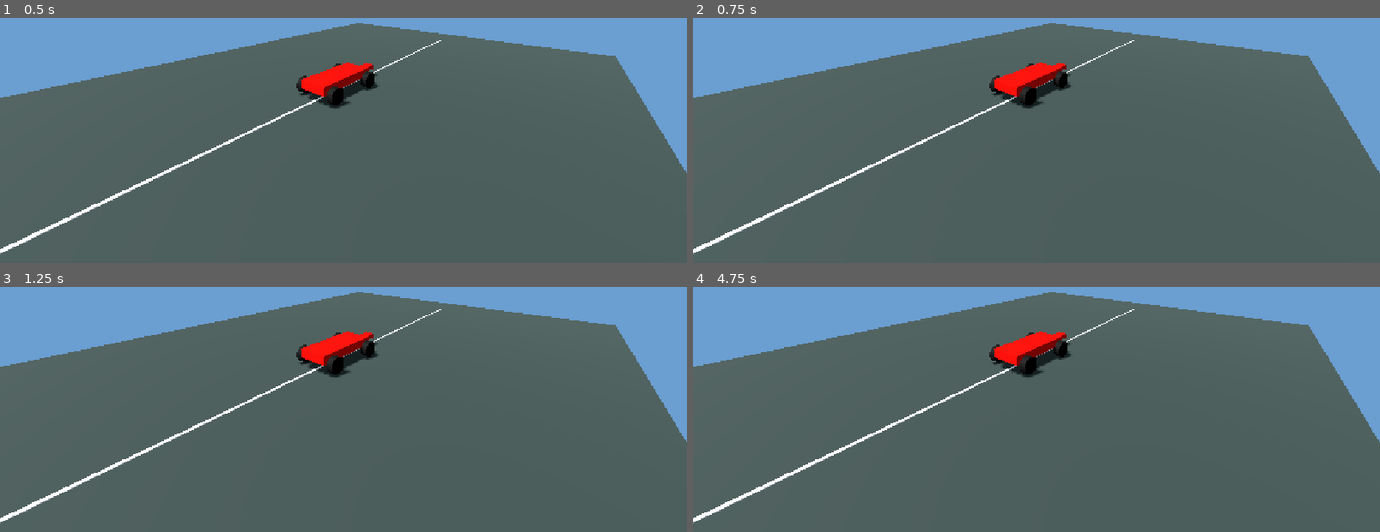
Above: before the commit, frames 1-4 (two rows, left to right).
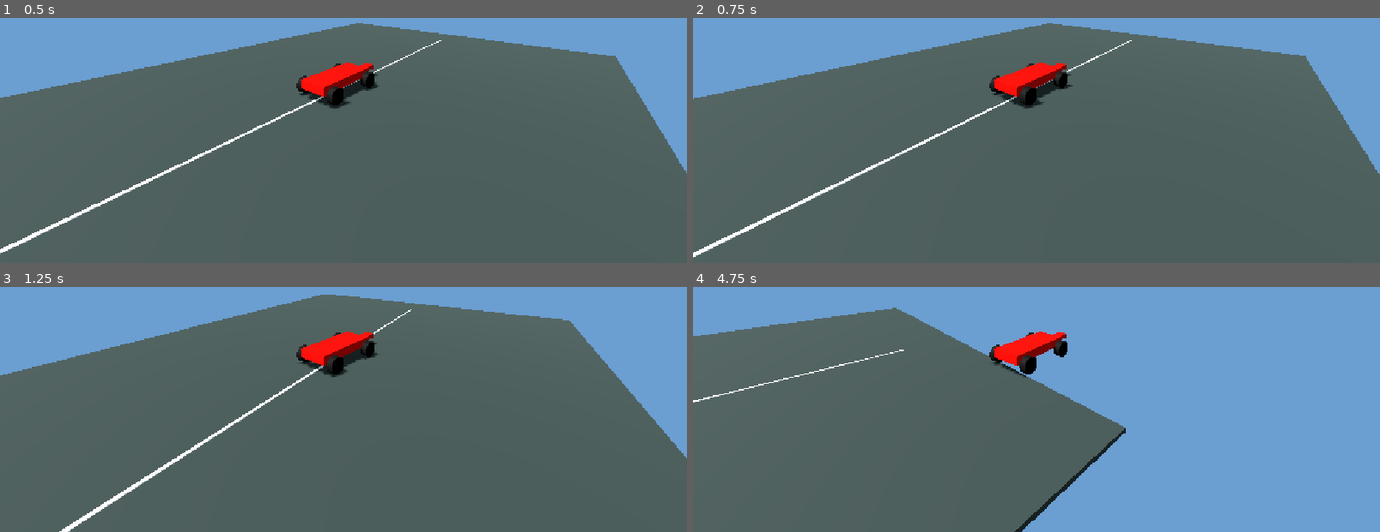
Above: after the commit, the same moments.

Repository: sanjas12/f1_simulator
Game: Godot game, scene res://scenes/main.tscn
Same seed, same stepped clock (60 frames per second), same inputs: the game is played once before the commit and once after it.
Inputs:
- Up to frame 1 (0.5 s): no input
- Up to frame 2 (0.75 s): tap Enter at 0.5 s; hold D (steer_right, bound only after the commit) from 0.53 s (still down); hold W (throttle, bound only after the commit) from 0.53 s (still down)
- Up to frame 3 (1.25 s): keep holding D (steer_right, bound only after the commit); keep holding W (throttle, bound only after the commit)
- Up to frame 4 (4.75 s): release D (steer_right, bound only after the commit) at 1.28 s; release W (throttle, bound only after the commit) at 1.28 s; hold S (brake, bound only after the commit) 1.28-2.03 s; tap W (throttle, bound only after the commit) at 1.35, 2.85, 4.35 s; hold W (throttle, bound only after the commit) 2.03-2.78 s; hold D (steer_right, bound only after the commit) 2.03-3.53 s; hold W (throttle, bound only after the commit) 3.53-4.28 s; hold A (steer_left, bound only after the commit) from 3.53 s (still down)

Frame 1 is identical in both runs. In frame 2, 1.2% of the frame differs, in the area x 0-100%, y 2-98%; in frame 3, 4.7%; in frame 4, 45%, in the area x 0-100%, y 2-100%.

Commit message:
feat(vehicle): добавить кинематическое управление автомобилем
- Внедрена система ввода с клавиатуры (WASD)
- Реализовано базовое движение с ускорением и торможением
- Добавлено управление направлением с учётом скорости
- Настроена физика с фиксированным тиком 60 Гц
- Обновлён README с описанием управления

Diff:
--- a/formula_simulator/project.godot
+++ b/formula_simulator/project.godot
@@ -20,9 +20,29 @@
 window/stretch/mode="canvas_items"
 window/stretch/aspect="expand"
 
+[input]
+
+throttle={
+"deadzone": 0.5,
+"events": [Object(InputEventKey,"physical_keycode":87)]
+}
+brake={
+"deadzone": 0.5,
+"events": [Object(InputEventKey,"physical_keycode":83)]
+}
+steer_left={
+"deadzone": 0.5,
+"events": [Object(InputEventKey,"physical_keycode":65)]
+}
+steer_right={
+"deadzone": 0.5,
+"events": [Object(InputEventKey,"physical_keycode":68)]
+}
+
 [physics]
 
 3d/physics_engine="Jolt Physics"
+common/physics_ticks_per_second=60
 
 [rendering]
 
--- a/formula_simulator/scenes/main.tscn
+++ b/formula_simulator/scenes/main.tscn
@@ -1,4 +1,7 @@
-[gd_scene load_steps=11 format=3]
+[gd_scene load_steps=13 format=3]
+
+[ext_resource type="Script" path="res://scripts/input/keyboard_input.gd" id="1_input"]
+[ext_resource type="Script" path="res://scripts/vehicle/vehicle_prototype.gd" id="2_vehicle"]
 
 [sub_resource type="Environment" id="Environment_main"]
 background_mode = 1
@@ -51,6 +54,9 @@
 
 [node name="Main" type="Node3D"]
 
+[node name="KeyboardInput" type="Node" parent="."]
+script = ExtResource("1_input")
+
 [node name="WorldEnvironment" type="WorldEnvironment" parent="."]
 environment = SubResource("Environment_main")
 
@@ -73,6 +79,8 @@
 mesh = SubResource("Mesh_line")
 
 [node name="FormulaCarMockup" type="Node3D" parent="."]
+script = ExtResource("2_vehicle")
+input_path = NodePath("../KeyboardInput")
 
 [node name="Body" type="MeshInstance3D" parent="FormulaCarMockup"]
 position = Vector3(0, 0.72, 0)
@@ -102,7 +110,7 @@
 rotation_degrees = Vector3(0, 0, 90)
 mesh = SubResource("Mesh_wheel")
 
-[node name="Camera3D" type="Camera3D" parent="."]
+[node name="Camera3D" type="Camera3D" parent="FormulaCarMockup"]
 position = Vector3(8, 5.5, 9)
 rotation_degrees = Vector3(-20, 40, 0)
 current = true
--- /dev/null
+++ b/formula_simulator/scripts/input/keyboard_input.gd
@@ -0,0 +1,14 @@
+class_name KeyboardInput
+extends Node
+
+## Нормализованные команды водителя. Другие устройства позже смогут
+## выдавать те же значения, не меняя код, который управляет машиной.
+var steering: float = 0.0
+var throttle: float = 0.0
+var brake: float = 0.0
+
+
+func _process(_delta: float) -> void:
+	steering = Input.get_axis("steer_left", "steer_right")
+	throttle = Input.get_action_strength("throttle")
+	brake = Input.get_action_strength("brake")
--- /dev/null
+++ b/formula_simulator/scripts/vehicle/vehicle_prototype.gd
@@ -0,0 +1,42 @@
+class_name VehiclePrototype
+extends Node3D
+
+## Это учебное кинематическое движение, а не финальная физика автомобиля.
+## Числа экспортированы, чтобы их можно было менять в Inspector и наблюдать результат.
+@export var input_path: NodePath
+@export var acceleration: float = 8.0
+@export var braking: float = 14.0
+@export var rolling_resistance: float = 3.0
+@export var maximum_speed: float = 18.0
+@export var steering_speed: float = 1.4
+
+@onready var driver_input: KeyboardInput = get_node(input_path) as KeyboardInput
+
+var speed: float = 0.0
+
+
+func _physics_process(delta: float) -> void:
+	_update_speed(delta)
+	_update_steering(delta)
+
+	# В Godot направление вперёд для Node3D — отрицательная локальная ось Z.
+	global_position += -global_basis.z * speed * delta
+
+
+func _update_speed(delta: float) -> void:
+	if driver_input.throttle > 0.0:
+		speed += driver_input.throttle * acceleration * delta
+	elif driver_input.brake > 0.0:
+		speed -= driver_input.brake * braking * delta
+	else:
+		speed = move_toward(speed, 0.0, rolling_resistance * delta)
+
+	speed = clampf(speed, 0.0, maximum_speed)
+
+
+func _update_steering(delta: float) -> void:
+	if is_zero_approx(speed):
+		return
+
+	var speed_ratio: float = speed / maximum_speed
+	rotate_y(-driver_input.steering * steering_speed * speed_ratio * delta)
Not shown, added: formula_simulator/scripts/input/keyboard_input.gd.uid
Not shown, added: formula_simulator/scripts/vehicle/vehicle_prototype.gd.uid
Not shown, changed: README.md
